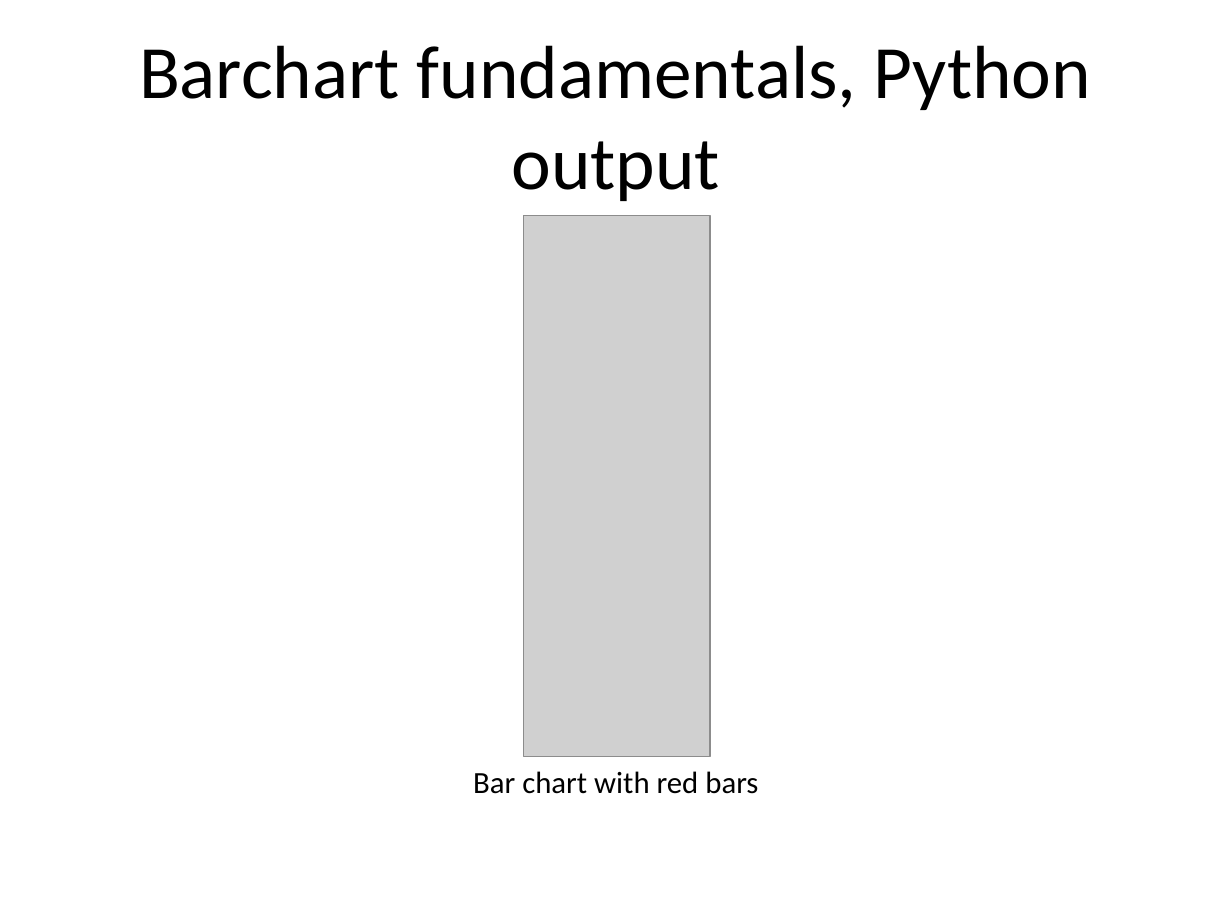
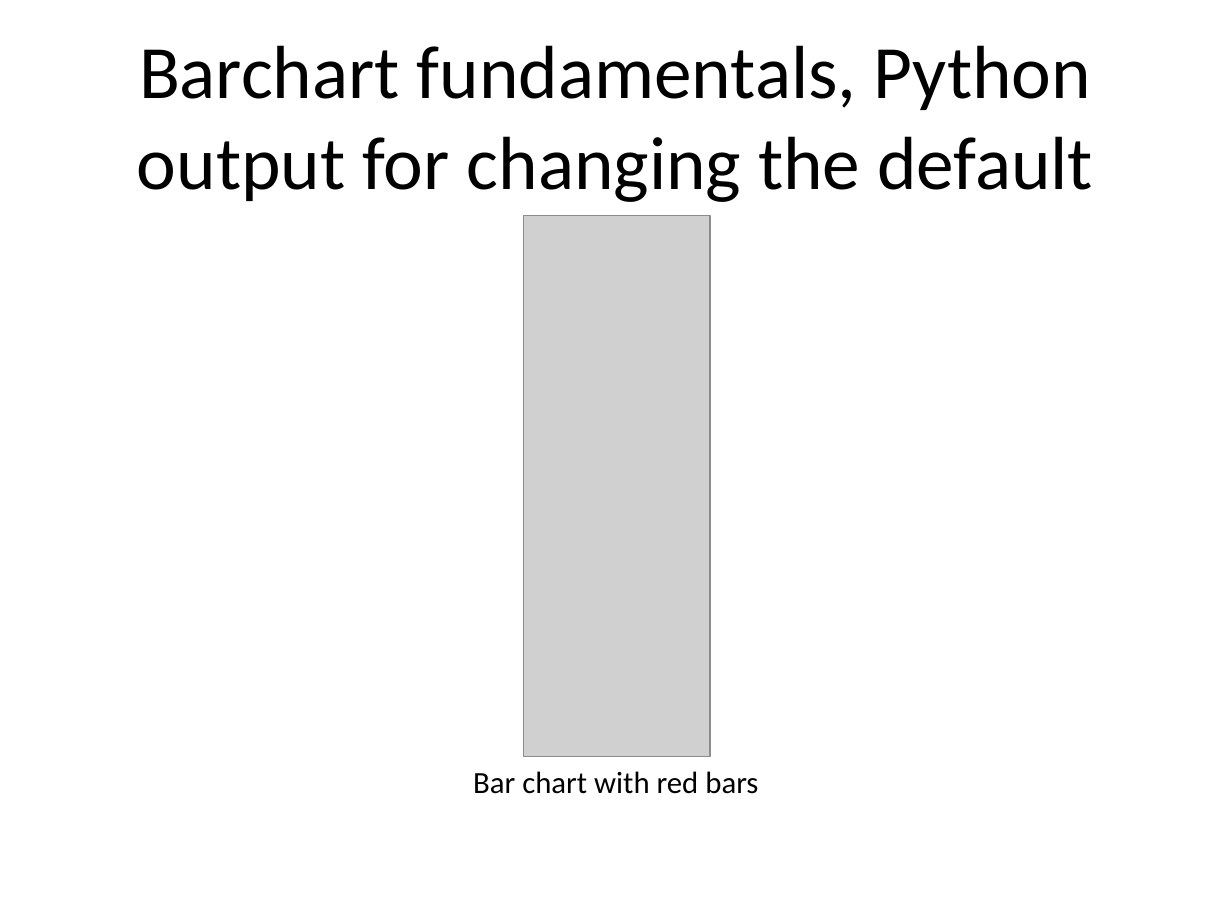
Before and after one commit to pmean/data-visualization, a slide deck: slide 15 of data-viz-02/component/fundamentals.pptx (slide 9 before the commit). Drawn at 1232x924 pixels with LibreOffice and Linux fonts; fonts in the diff are those of the drawing; grey boxes stand for pictures. Boxes give left, top, right and bottom in pixels: in the first picture for what was removed or moved away, otherwise in the second. Text is boxed around its words. In the diff, an @@ line names an element or a change of style, - is before the commit and + after.

```diff
--- a/data-viz-02/component/fundamentals.pptx
+++ b/data-viz-02/component/fundamentals.pptx
@@ title at [137, 45, 1093, 202]: text changed @@
-Barchart fundamentals, Python output
+Barchart fundamentals, Python output for changing the default
```
Also in this commit, not shown: 16 other slides changed, 8 slides added, 4 slides removed, 19 other files.
